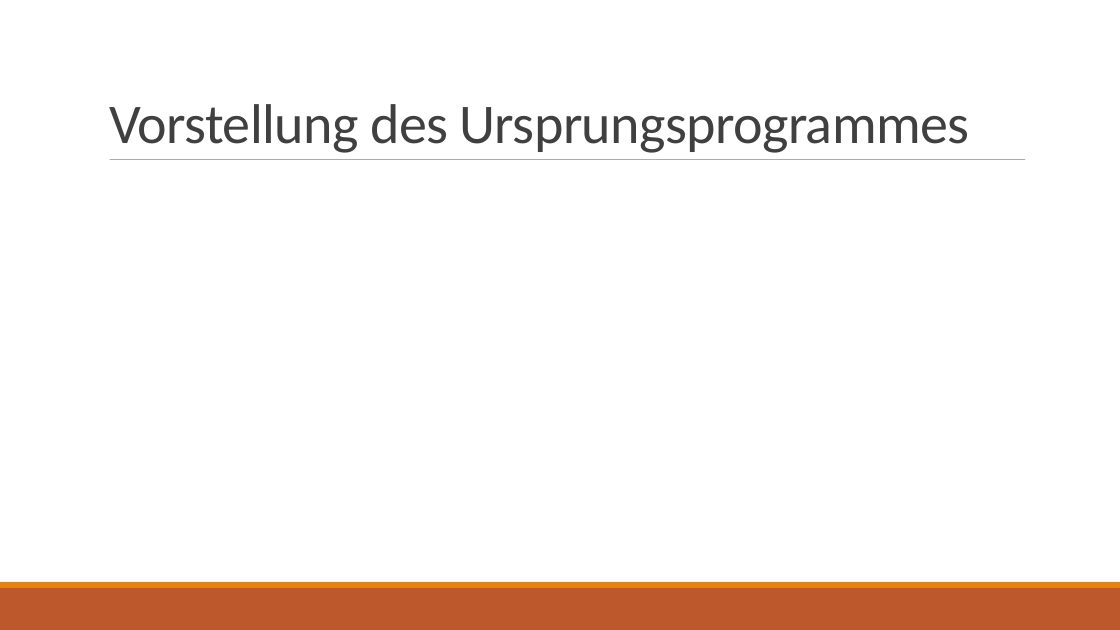
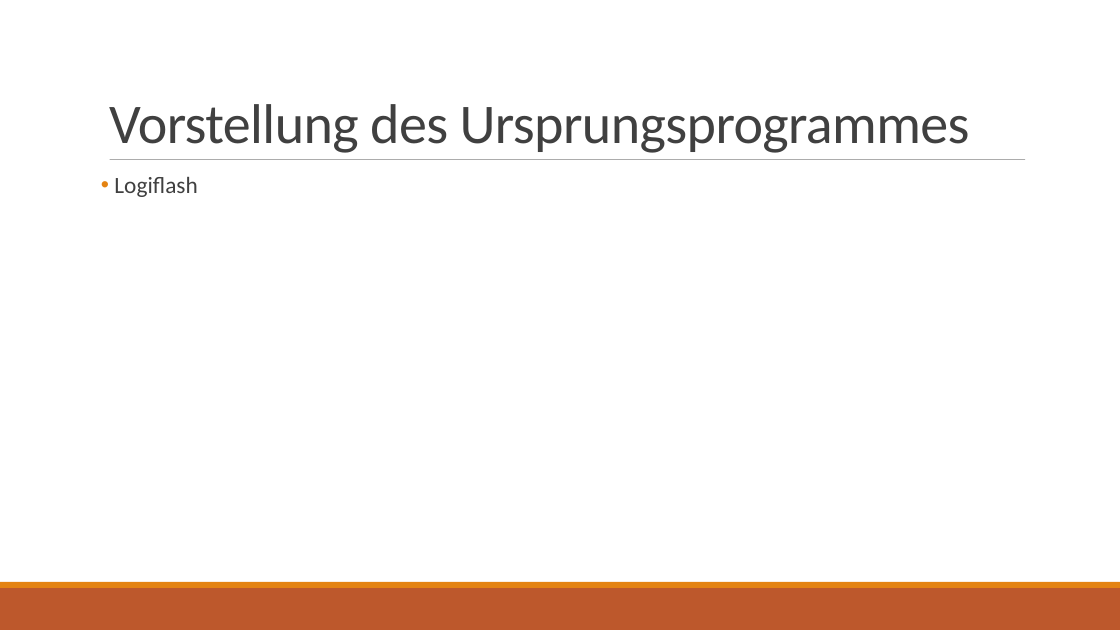
Before and after one commit to M4r3thyu/Error_NameNotFound, a slide deck: slide 5 of Praesentation.pptx. Drawn at 1120x630 pixels with LibreOffice and Linux fonts; fonts in the diff are those of the drawing. Boxes give left, top, right and bottom in pixels: in the first picture for what was removed or moved away, otherwise in the second. Text is boxed around its words. In the diff, an @@ line names an element or a change of style, - is before the commit and + after.

```diff
--- a/Praesentation.pptx
+++ b/Praesentation.pptx
@@ text added at bbox=[114, 177, 197, 197], 20 pt, text #404040 @@
+• Logiflash
```
Also in this commit, not shown: 2 other slides changed.
